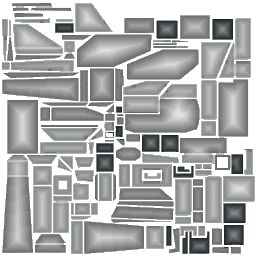
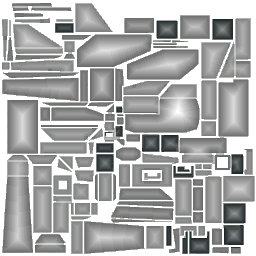
Revision of a layered 256×256 image; what changed, layer by layer:
removed layer "l_gunship_diffuse.png" over <box>2,4,254,253</box>
added layer "1" above "2" over <box>2,4,254,253</box>
